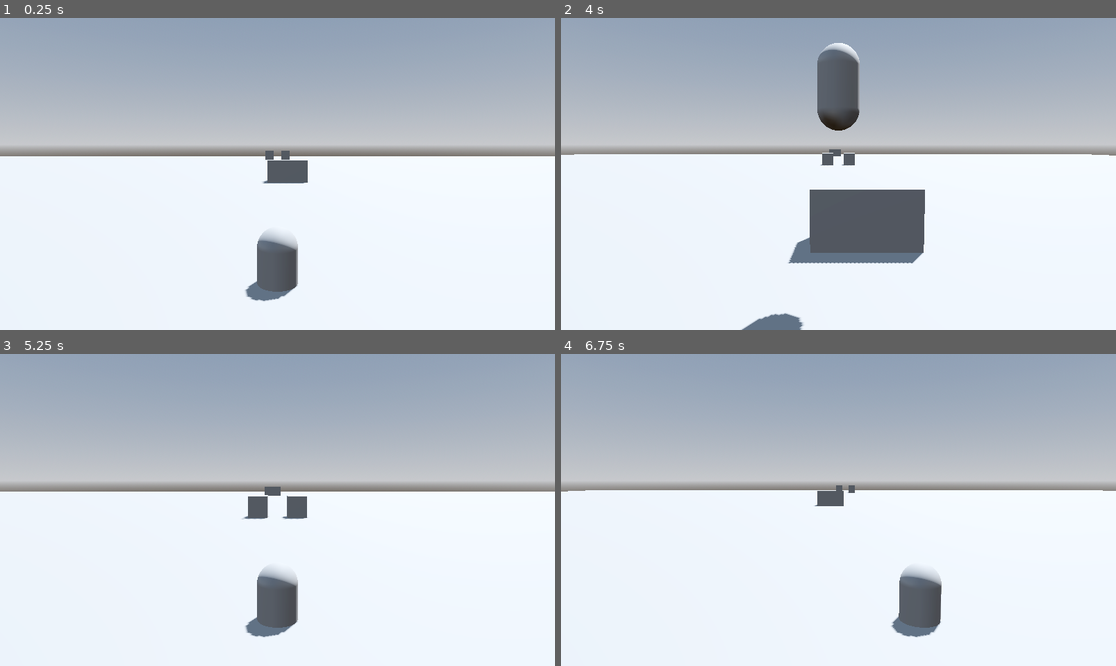
Above: before the commit, frames 1-4 (two rows, left to right).
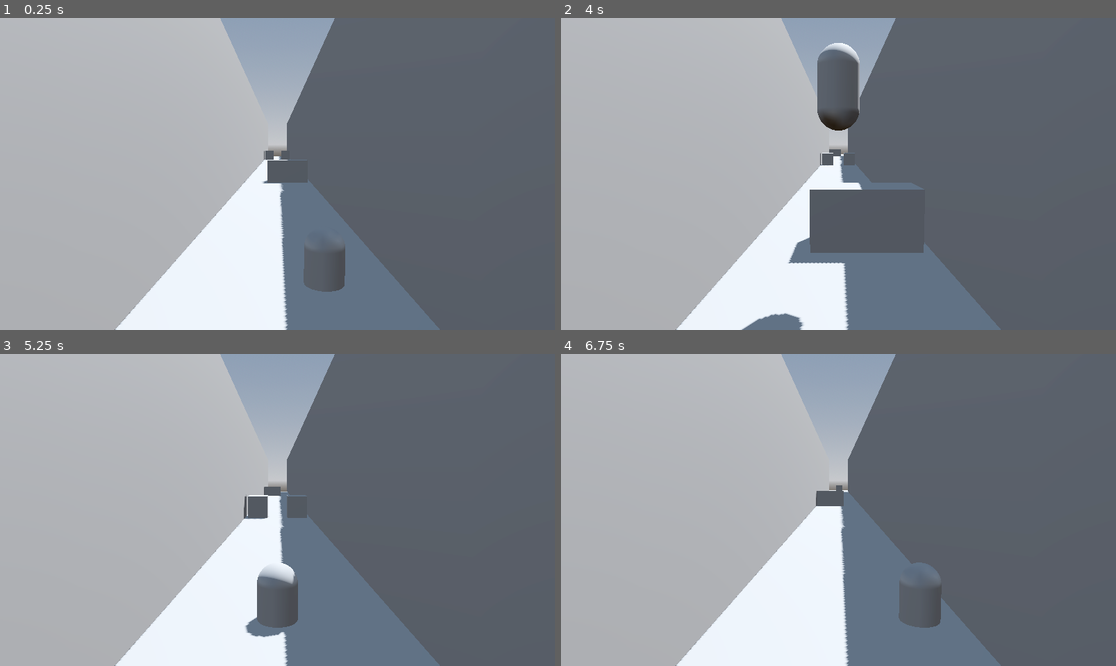
Above: after the commit, the same moments.

Repository: lucasthierry17/Soccer_Runner
Game: Godot game, scene res://world.tscn
Two runs of this game, one before a commit and one after it. Both use one fixed random seed, a clock stepped at 60 frames per second and the inputs below.
Inputs:
- Up to frame 1 (0.25 s): no input
- Up to frame 2 (4 s): tap Enter (ui_accept) at 0.5, 0.77, 1.52, 2.75, 3.02, 3.77 s; hold Right (ui_right) 0.53-1.28 s; hold Left (ui_left) 1.28-2.03 s; hold Right (ui_right) 2.03-3.53 s; hold Left (ui_left) from 3.53 s (still down)
- Up to frame 3 (5.25 s): keep holding Left (ui_left); tap Enter (ui_accept) at 4.52 s
- Up to frame 4 (6.75 s): release Left (ui_left) at 5.78 s; hold Right (ui_right) from 5.78 s (still down); tap Enter (ui_accept) at 6.02 s

The runs differ from the first frame. In frame 1, 74% of the frame differs, in the area x 0-100%, y 0-100%; in frame 2, 70%; in frame 3, 73%; in frame 4, 72%.

Commit message:
added walls on both sides

Diff:
--- a/terrain_controller.gd
+++ b/terrain_controller.gd
@@ -12,6 +12,12 @@
 @export var start_delay: float = 3.0
 @export_dir var terrian_blocks_path = "res://terrain_blocks"
 var can_move: bool = false
+
+@export var left_wall: StaticBody3D  # Reference the left wall in the scene
+@export var right_wall: StaticBody3D  # Reference the right wall in the scene
+
+@export var player: Node3D
+
 
 func _ready() -> void:
 	_load_terrain_scenes(terrian_blocks_path)
@@ -28,6 +34,13 @@
 	if can_move:
 		_progress_terrain(delta)
 
+	var player_z = player.position.z
+
+	# Set the walls to the player's z position
+	left_wall.position = Vector3(-2 * lane_width, left_wall.position.y, player_z)
+	right_wall.position = Vector3(2 * lane_width, right_wall.position.y, player_z)
+
+
 ## Called when the timer finishes and the terrain should start moving
 func _on_delay_finished() -> void:
 	can_move = true
@@ -41,6 +54,7 @@
 			_append_to_far_edge(terrain_belt[block_index-1], block)
 		add_child(block)
 		terrain_belt.append(block)
+
 
 func _progress_terrain(delta: float) -> void:
 	for block in terrain_belt:
--- a/world.tscn
+++ b/world.tscn
@@ -21,6 +21,18 @@
 
 [sub_resource type="CapsuleMesh" id="CapsuleMesh_187ag"]
 
+[sub_resource type="BoxShape3D" id="BoxShape3D_aid44"]
+size = Vector3(1, 2.86023, 7.75854)
+
+[sub_resource type="BoxMesh" id="BoxMesh_giyni"]
+size = Vector3(100, 10, 1)
+
+[sub_resource type="BoxShape3D" id="BoxShape3D_olyog"]
+size = Vector3(1, 2.85175, 7.80981)
+
+[sub_resource type="BoxMesh" id="BoxMesh_j3f3o"]
+size = Vector3(100, 10, 1)
+
 [node name="World" type="Node3D"]
 
 [node name="WorldEnvironment" type="WorldEnvironment" parent="."]
@@ -42,10 +54,33 @@
 transform = Transform3D(1, 0, 0, 0, 1, 0, 0, 0, 1, 2.08165e-12, 0.1, 2.08165e-12)
 mesh = SubResource("CapsuleMesh_187ag")
 
-[node name="TerrainController" parent="." instance=ExtResource("1_wvryj")]
+[node name="TerrainController" parent="." node_paths=PackedStringArray("left_wall", "right_wall", "player") instance=ExtResource("1_wvryj")]
+left_wall = NodePath("../LeftWall")
+right_wall = NodePath("../RightWall")
+player = NodePath("../Player")
 
 [node name="Camera3D" type="Camera3D" parent="."]
 transform = Transform3D(1, 0, 0, 0, 0.926962, 0.375156, 0, -0.375156, 0.926962, 2.08165e-12, 2.09183, 0.484241)
 fov = 104.7
 far = 60.0
 script = ExtResource("2_axcet")
+
+[node name="LeftWall" type="StaticBody3D" parent="."]
+
+[node name="CollisionShape3D" type="CollisionShape3D" parent="LeftWall"]
+transform = Transform3D(1, 0, 0, 0, 1, 0, 0, 0, 1, 0, 0.930115, 1.9884)
+shape = SubResource("BoxShape3D_aid44")
+
+[node name="MeshInstance3D" type="MeshInstance3D" parent="LeftWall"]
+transform = Transform3D(-4.37114e-08, 0, 1, 0, 1, 0, -1, 0, -4.37114e-08, 0, 0, 0)
+mesh = SubResource("BoxMesh_giyni")
+
+[node name="RightWall" type="StaticBody3D" parent="."]
+
+[node name="CollisionShape3D" type="CollisionShape3D" parent="RightWall"]
+transform = Transform3D(1, 0, 0, 0, 1, 0, 0, 0, 1, 0, 0.925873, 2.0199)
+shape = SubResource("BoxShape3D_olyog")
+
+[node name="MeshInstance3D" type="MeshInstance3D" parent="RightWall"]
+transform = Transform3D(-4.37114e-08, 0, 1, 0, 1, 0, -1, 0, -4.37114e-08, 0, 0, 0)
+mesh = SubResource("BoxMesh_j3f3o")
Not shown: 1 places in world.tscn that only renumber resources
